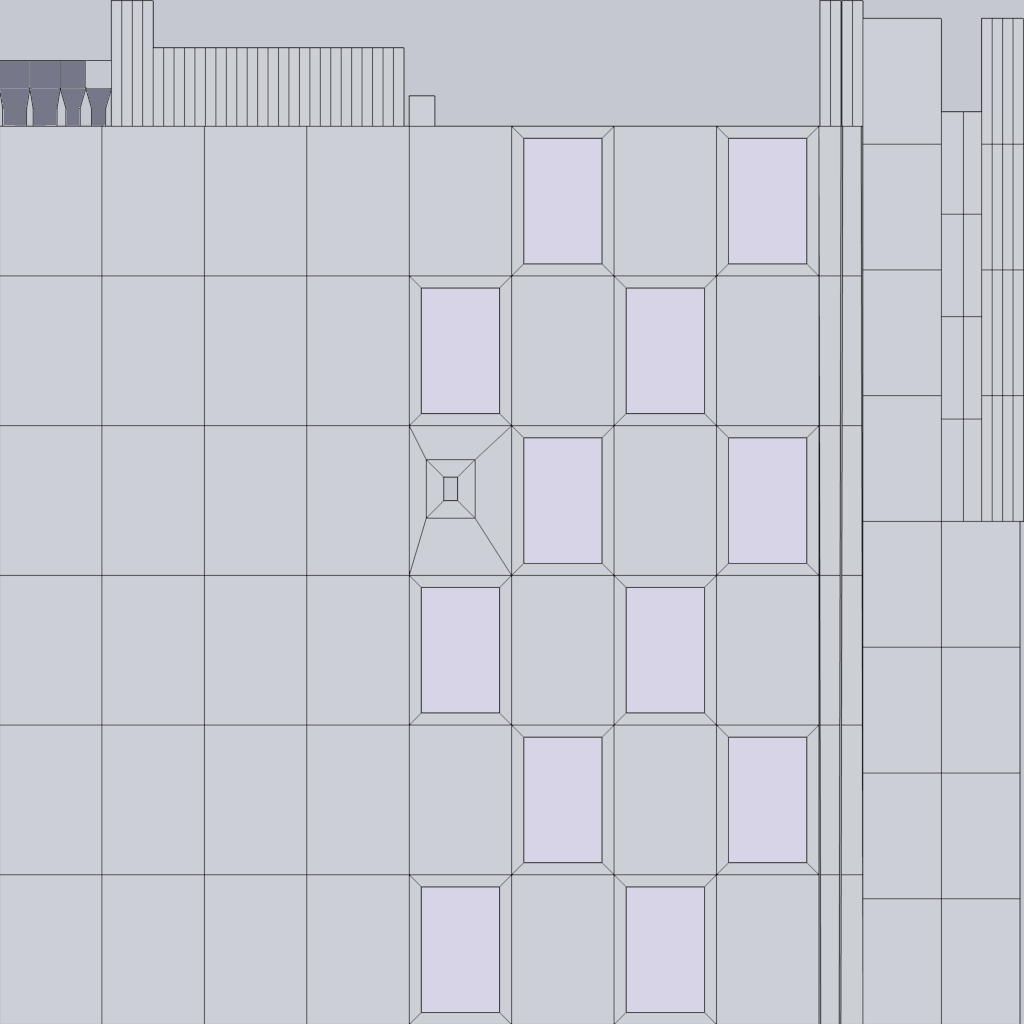
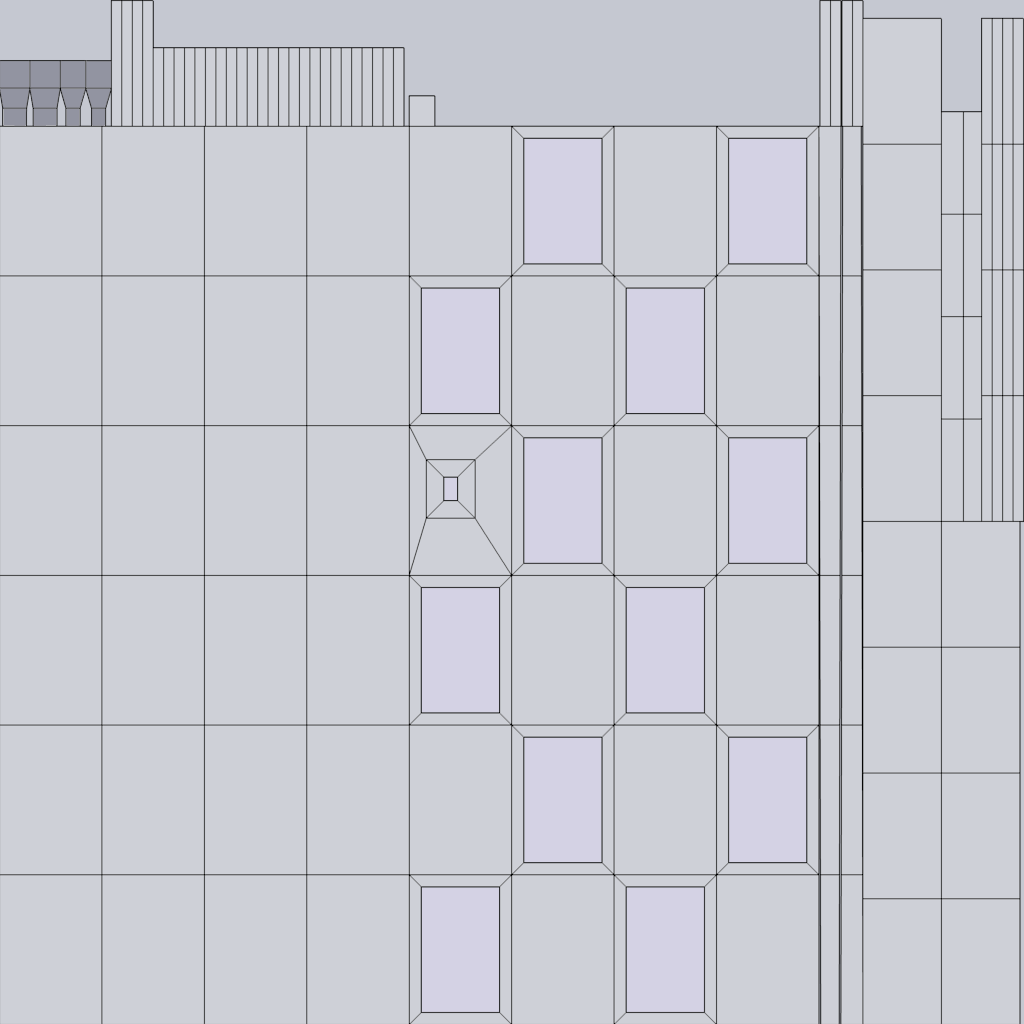
Comparing the layer stacks of the two (1024, 1024) images. Changes:
moved "wall_door.png" above "Pasted Layer" over (0, 0, 1024, 1024)
moved "Pasted Layer" above "Layer #1", painted on it over (0, 0, 1024, 1024)
painted on "Layer #1" over (445, 478, 457, 500)
